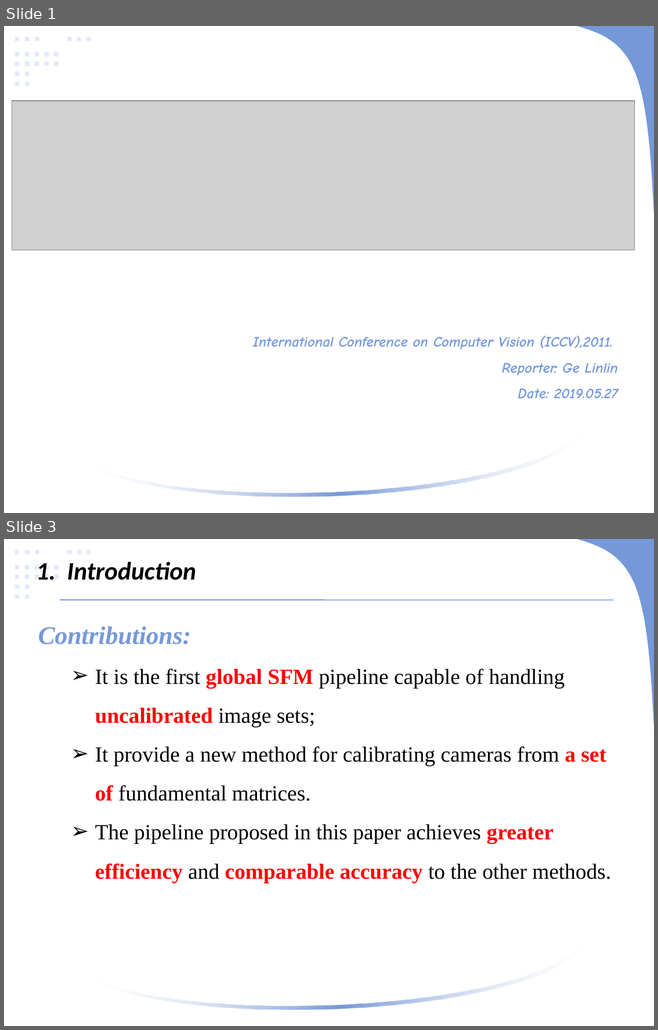
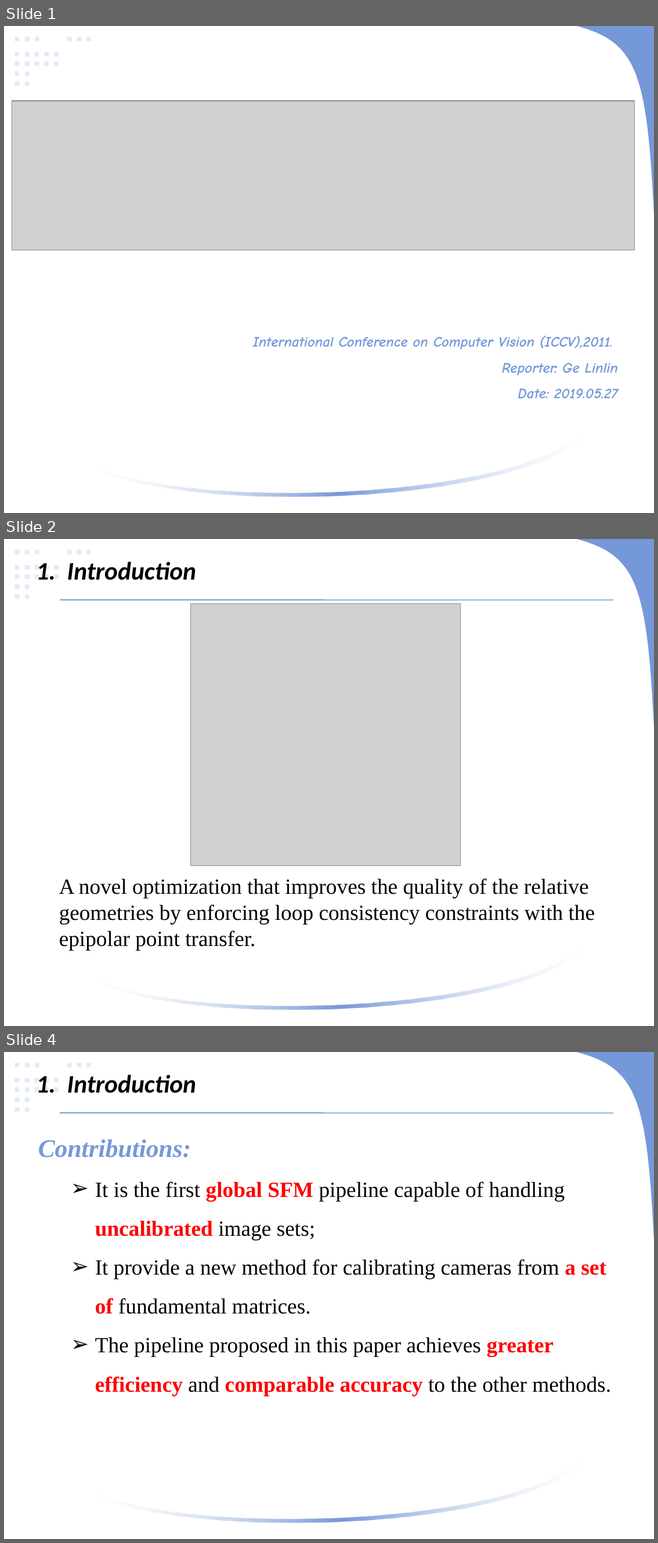
Before and after one commit to linlinge/monday-speech, a slide deck: 2019.03.25 ICCV 2015, Optimizing the Viewing Graph for Structure-from-Motion.pptx. Shown one above the other, each under a label of ours: slides 1 and 3 before the commit, slides 1, 2 and 4 after it; the slides between them are not shown. The pictures are 658x1030 and 658x1543 pixels, drawn with LibreOffice and Linux fonts; fonts in the diff are those of the drawing; grey boxes stand for pictures. Boxes give left, top, right and bottom in pixels: in the first picture for what was removed or moved away, otherwise in the second. Text is boxed around its words. In the diff, an @@ line names an element or a change of style, - is before the commit and + after.

```diff
--- a/2019.03.25 ICCV 2015, Optimizing the Viewing Graph for Structure-from-Motion.pptx
+++ b/2019.03.25 ICCV 2015, Optimizing the Viewing Graph for Structure-from-Motion.pptx
@@ slide 2 added at (x1=4, y1=539, x2=654, y2=1026), background #00B050; not listed: 23 template elements that a slide beside it also shows @@
@@ text added at (x1=36, y1=562, x2=197, y2=580), 28 pt, text #000000, bold, italic @@
+1. Introduction
@@ line added from (60, 600) to (614, 600), #3668C4 0.75 pt @@
@@ picture added at (x1=190, y1=603, x2=460, y2=866) @@
@@ text added at (x1=59, y1=878, x2=595, y2=950), 24 pt, text #000000 @@
+A novel optimization that improves the quality of the relative geometries by enforcing loop consistency constraints with the epipolar point transfer.
@@ what was slide 3 is now slide 4 @@
```
Also in this commit, not shown: 4 slides changed, 1 other slide added, 1 slide removed, 1 other file.
